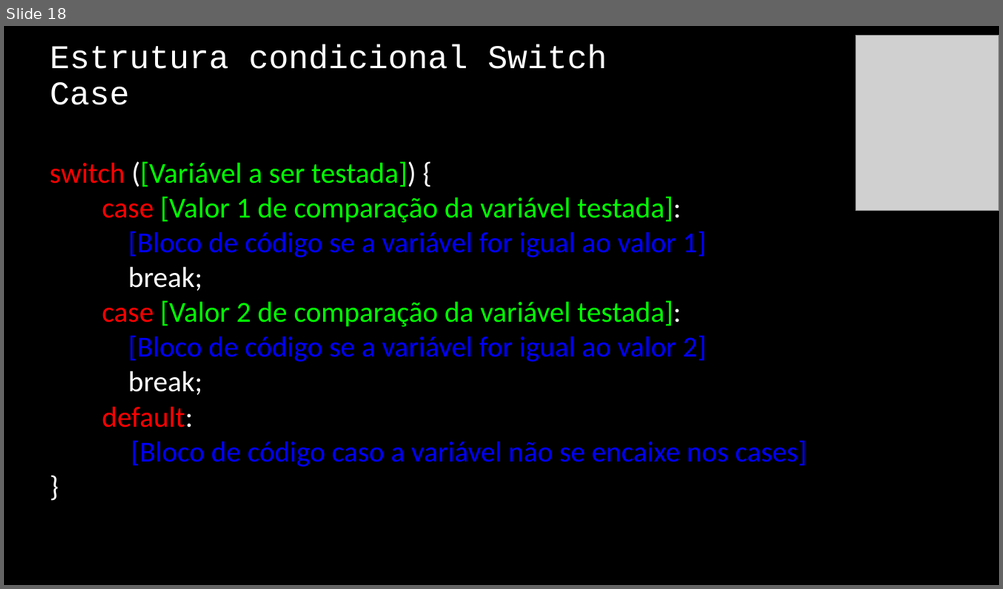
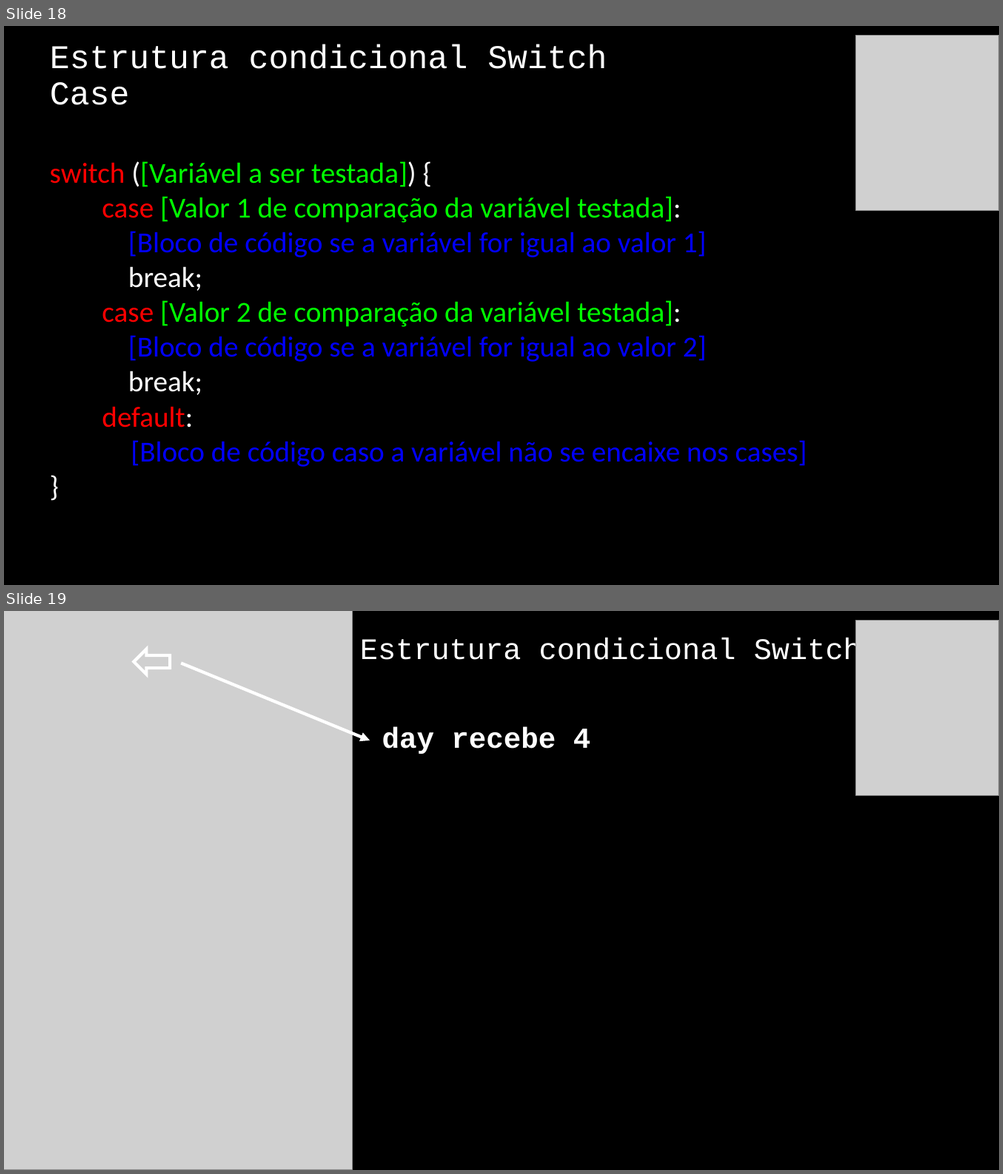
Before and after one commit to jrdutra/algoritmos, a slide deck: material_de_apoio/resumo_pratico.pptx. Shown one above the other, each under a label of ours: slide 18 before the commit, slides 18 and 19 after it. The pictures are 1003x589 and 1003x1174 pixels, drawn with LibreOffice and Linux fonts; fonts in the diff are those of the drawing; grey boxes stand for pictures. Boxes give left, top, right and bottom in pixels: in the first picture for what was removed or moved away, otherwise in the second. Text is boxed around its words. In the diff, an @@ line names an element or a change of style, - is before the commit and + after.

```diff
--- a/material_de_apoio/resumo_pratico.pptx
+++ b/material_de_apoio/resumo_pratico.pptx
@@ slide 19 added at <box>4,611,999,1170</box>, background #000000 @@
@@ picture added at <box>4,611,352,1170</box> @@
@@ picture added at <box>856,620,999,796</box> @@
@@ down arrow added at <box>134,649,170,675</box>, outline #FFFFFF 3 pt @@
@@ title added at <box>360,638,861,668</box>, 28.8 pt, text #FFFFFF @@
+Estrutura condicional Switch Case
@@ arrow added from (181, 664) to (370, 741), #FFFFFF 3 pt @@
@@ text added at <box>382,727,591,754</box>, 28 pt, text #FFFFFF, bold @@
+day recebe 4
```
Also in this commit, not shown: 2 slides changed, 16 other slides added.
